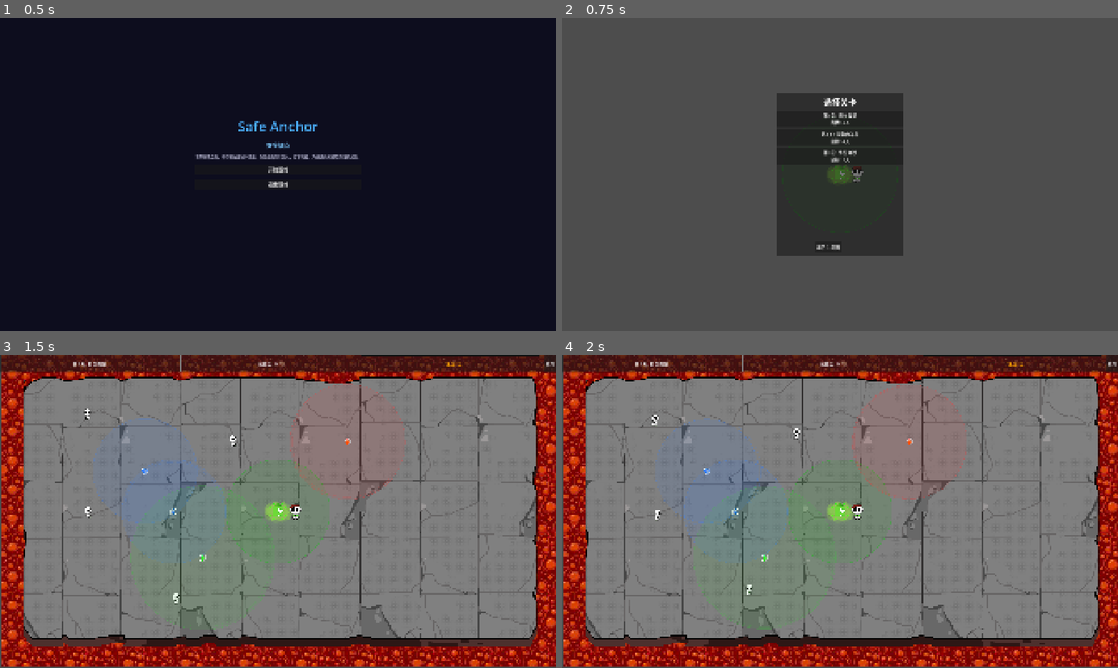
Above: before the commit, frames 1-4 (two rows, left to right).
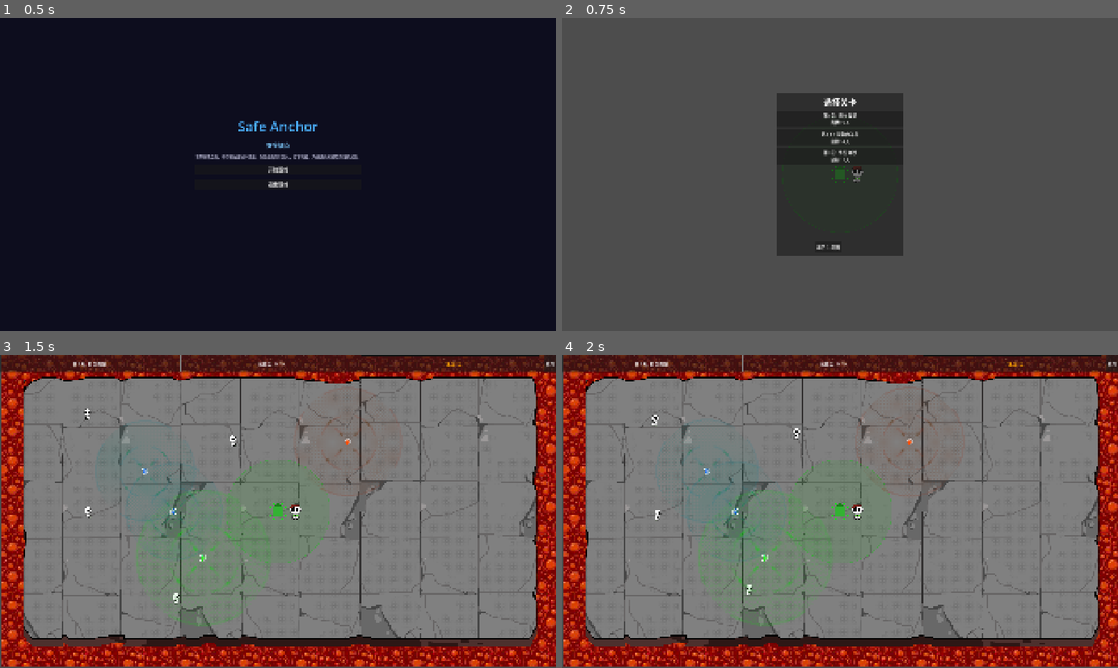
Above: after the commit, the same moments.

Repository: kunk70352-png/Safe-Anchor
Game: Godot game, scene res://src/main/main.tscn
Two runs of this game, one before a commit and one after it. Both use one fixed random seed, a clock stepped at 60 frames per second and the inputs below.
Inputs (mouse positions are in pixels of both pictures, inside the frame that each line leads up to):
- Up to frame 1 (0.5 s): no input
- Up to frame 2 (0.75 s): click "开始游戏" at 0.5 s
- Up to frame 3 (1.5 s): click (278, 455) at 1.25 s, where only the run before the commit has a clickable "第1关: 初次救援 目标: 3人"
- Up to frame 4 (2 s): no input

Frame 1 is identical in both runs. In frame 2, 0.1% of the frame differs, in the area x 47-53%, y 32-54%; in frame 3, 2.3%; in frame 4, 2.4%, in the area x 16-73%, y 2-88%.

Commit message:
锚点范围改用贴图显示，移除程序绘制 + 项目文档整理

Diff:
--- a/resources/levels/level_1.tres
+++ b/resources/levels/level_1.tres
@@ -5,7 +5,7 @@
 [resource]
 script = ExtResource("1_leveldata")
 level_name = "初次救援"
-target_rescued = 3
+target_rescued = 9
 wander_range = 100.0
 refugee_count = 6
 refugee_wander_speed = 50.0
--- a/resources/levels/maps/level_1_map.tscn
+++ b/resources/levels/maps/level_1_map.tscn
@@ -27,5 +27,14 @@
 [node name="StaticBody2D" type="StaticBody2D" parent="Node2D" unique_id=851786700]
 collision_layer = 16
 
-[node name="LavaZone" parent="." unique_id=1861782277 instance=ExtResource("3_21ren")]
-position = Vector2(107, 97)
+[node name="LavaZone" parent="." unique_id=161400160 instance=ExtResource("3_21ren")]
+position = Vector2(-11, 102)
+
+[node name="LavaZone" parent="LavaZone" unique_id=1672638936 instance=ExtResource("3_21ren")]
+position = Vector2(-5, 196)
+
+[node name="LavaZone" parent="LavaZone/LavaZone" unique_id=19941585 instance=ExtResource("3_21ren")]
+position = Vector2(5, 202)
+
+[node name="LavaZone" parent="LavaZone/LavaZone/LavaZone" unique_id=217089566 instance=ExtResource("3_21ren")]
+position = Vector2(0, 190)
--- a/src/anchor/anchor.gd
+++ b/src/anchor/anchor.gd
@@ -8,21 +8,27 @@
 @export var attraction_radius: float = 150.0:
 	set(v):
 		attraction_radius = v
-		queue_redraw()
+		_update_range_scale()
 ## 显示颜色
-@export var anchor_color: Color = Color(0.2, 0.5, 1.0, 1.0)
-## 每秒缩小像素（0=不缩小）
+@export var anchor_color: Color = Color(0.2, 0.5, 1.0, 1.0):
+	set(v):
+		anchor_color = v
+		if range_sprite:
+			range_sprite.modulate = Color(v.r, v.g, v.b, 1.0)
+## 每秒缩小像素，0=不缩小
 @export var shrink_speed: float = 0.0
 ## 缩小下限（不小于此值）
 @export var min_radius: float = 20.0
 ## 难民速度加成（正=加速，负=减速）
 @export var speed_modifier: float = 0.0
-## 驱赶模式（推走难民而非吸引）
+## 驱赶模式（推开难民而非吸引）
 @export var repel: bool = false
 
 var _pulse_time: float = 0.0
 var initial_radius: float = 0.0
 var _spawn_pos: Vector2
+
+@onready var range_sprite: Sprite2D = $"RangeSprite"
 
 
 func _ready() -> void:
@@ -30,6 +36,18 @@
 	initial_radius = attraction_radius
 	_spawn_pos = global_position
 	_pulse_time = randf() * TAU
+
+	# 调试：检查 RangeSprite 状态
+	if not range_sprite:
+		print_debug("[Anchor] RangeSprite 节点未找到！检查场景中是否有名为 RangeSprite 的子节点")
+	elif not range_sprite.texture:
+		print_debug("[Anchor] RangeSprite 纹理为空！检查 anchor.png 是否导入")
+	else:
+		print_debug("[Anchor] RangeSprite OK, tex=", range_sprite.texture.get_size(), " radius=", attraction_radius)
+
+	_update_range_scale()
+	if range_sprite:
+		range_sprite.modulate = Color(anchor_color.r, anchor_color.g, anchor_color.b, 1.0)
 	if has_node("DangerDetector"):
 		$DangerDetector.area_entered.connect(_on_danger_entered)
 
@@ -43,7 +61,11 @@
 	_pulse_time += delta
 	if shrink_speed > 0 and attraction_radius > min_radius:
 		attraction_radius = maxf(attraction_radius - shrink_speed * delta, min_radius)
-	queue_redraw()
+	# 呼吸脉冲 + 缩放更新
+	if range_sprite:
+		var base_scale := _get_range_scale()
+		var pulse := 1.0 + sin(_pulse_time * 3.0) * 0.03
+		range_sprite.scale = Vector2.ONE * base_scale * pulse
 
 
 func pick_up() -> void:
@@ -51,16 +73,16 @@
 	queue_free()
 
 
-func _draw() -> void:
-	var c := anchor_color
-	draw_circle(Vector2.ZERO, attraction_radius, Color(c.r, c.g, c.b, 0.10))
-	draw_arc(Vector2.ZERO, attraction_radius, 0, TAU, 64, Color(c.r, c.g, c.b, 0.25), 1.5)
+# ---- 范围显示 ----
 
-	var pulse := 1.0 + sin(_pulse_time * 3.0) * 0.05
-	var glow_r := attraction_radius * pulse
-	draw_arc(Vector2.ZERO, glow_r, _pulse_time * 2.0, _pulse_time * 2.0 + PI, 32, Color(c.r, c.g, c.b, 0.15), 2.0)
+func _get_range_scale() -> float:
+	if not range_sprite or not range_sprite.texture:
+		return 1.0
+	var tex_size := range_sprite.texture.get_size().x  # 128
+	return (attraction_radius * 2.0) / tex_size
 
-	var cross_size := 10.0
-	draw_line(Vector2(-cross_size, 0), Vector2(cross_size, 0), c, 3.0)
-	draw_line(Vector2(0, -cross_size), Vector2(0, cross_size), c, 3.0)
-	draw_circle(Vector2.ZERO, 4.0, Color.WHITE)
+
+func _update_range_scale() -> void:
+	if range_sprite:
+		var s := _get_range_scale()
+		range_sprite.scale = Vector2(s, s)
--- a/src/anchor/anchor.tscn
+++ b/src/anchor/anchor.tscn
@@ -12,6 +12,10 @@
 [node name="Anchor" type="Node2D" unique_id=92345738 groups=["attraction_sources"]]
 script = ExtResource("1_script")
 
+[node name="RangeSprite" type="Sprite2D" parent="."]
+texture = ExtResource("2_dnpk4")
+modulate = Color(1, 1, 1, 1.0)
+
 [node name="Sprite2D" type="Sprite2D" parent="." unique_id=1440852553]
 position = Vector2(1.0000038, 3.8146973e-06)
 scale = Vector2(0.4921875, 0.4921875)
--- a/src/anchor/anchor_type1.tscn
+++ b/src/anchor/anchor_type1.tscn
@@ -2,6 +2,7 @@
 
 [ext_resource type="Script" uid="uid://bncb6svstlsvf" path="res://src/anchor/anchor.gd" id="1_script"]
 [ext_resource type="Texture2D" uid="uid://dyoxlcofc28bl" path="res://assets/sprites/anchor_blue.png" id="2_opvvo"]
+[ext_resource type="Texture2D" uid="uid://c0wcfm2kbaah" path="res://assets/sprites/anchor.png" id="3_range_tex"]
 
 [sub_resource type="AtlasTexture" id="AtlasTexture_cyqww"]
 atlas = ExtResource("2_opvvo")
@@ -9,8 +10,12 @@
 [node name="Type1Anchor" type="Node2D" unique_id=93648116 groups=["attraction_sources"]]
 script = ExtResource("1_script")
 attraction_radius = 180.0
-shrink_speed = 2.0
+shrink_speed = 0.0
 min_radius = 30.0
+
+[node name="RangeSprite" type="Sprite2D" parent="."]
+texture = ExtResource("3_range_tex")
+modulate = Color(1, 1, 1, 1.0)
 
 [node name="Sprite2D" type="Sprite2D" parent="." unique_id=1616396272]
 texture = SubResource("AtlasTexture_cyqww")
--- a/src/anchor/anchor_type2.tscn
+++ b/src/anchor/anchor_type2.tscn
@@ -2,6 +2,7 @@
 
 [ext_resource type="Script" uid="uid://bncb6svstlsvf" path="res://src/anchor/anchor.gd" id="1_script"]
 [ext_resource type="Texture2D" uid="uid://cl5k4onvu75mv" path="res://assets/sprites/anchor_green.png" id="2_5jlfe"]
+[ext_resource type="Texture2D" uid="uid://c0wcfm2kbaah" path="res://assets/sprites/anchor.png" id="3_range_tex"]
 
 [sub_resource type="AtlasTexture" id="AtlasTexture_cyqww"]
 atlas = ExtResource("2_5jlfe")
@@ -13,5 +14,9 @@
 shrink_speed = 6.0
 min_radius = 30.0
 
+[node name="RangeSprite" type="Sprite2D" parent="."]
+texture = ExtResource("3_range_tex")
+modulate = Color(1, 1, 1, 1.0)
+
 [node name="Sprite2D" type="Sprite2D" parent="." unique_id=1338869613]
 texture = SubResource("AtlasTexture_cyqww")
--- a/src/anchor/anchor_type3.tscn
+++ b/src/anchor/anchor_type3.tscn
@@ -2,6 +2,7 @@
 
 [ext_resource type="Script" uid="uid://bncb6svstlsvf" path="res://src/anchor/anchor.gd" id="1_script"]
 [ext_resource type="Texture2D" uid="uid://bys3bheksgf6f" path="res://assets/sprites/anchor_red.png" id="2_6blr0"]
+[ext_resource type="Texture2D" uid="uid://c0wcfm2kbaah" path="res://assets/sprites/anchor.png" id="3_range_tex"]
 
 [sub_resource type="AtlasTexture" id="AtlasTexture_cyqww"]
 atlas = ExtResource("2_6blr0")
@@ -10,9 +11,13 @@
 script = ExtResource("1_script")
 attraction_radius = 200.0
 anchor_color = Color(1, 0.2, 0.2, 1)
-shrink_speed = 3.0
+shrink_speed = 0.0
 speed_modifier = -60.0
 repel = true
 
+[node name="RangeSprite" type="Sprite2D" parent="."]
+texture = ExtResource("3_range_tex")
+modulate = Color(1, 1, 1, 1.0)
+
 [node name="Sprite2D" type="Sprite2D" parent="." unique_id=1951896048]
 texture = SubResource("AtlasTexture_cyqww")
--- a/src/safe_house/safe_house.tscn
+++ b/src/safe_house/safe_house.tscn
@@ -1,10 +1,7 @@
 [gd_scene format=3 uid="uid://csh1"]
 
 [ext_resource type="Script" uid="uid://cuk637syyuwa8" path="res://src/safe_house/safe_house.gd" id="1_script"]
-[ext_resource type="Texture2D" uid="uid://dpqcc64m280rp" path="res://assets/sprites/safe_2.png" id="2_amkok"]
-
-[sub_resource type="AtlasTexture" id="AtlasTexture_cyqww"]
-atlas = ExtResource("2_amkok")
+[ext_resource type="Texture2D" uid="uid://bvdk4ldsq4dwa" path="res://assets/sprites/safe_3.png" id="2_amkok"]
 
 [sub_resource type="CircleShape2D" id="CircleShape2D_rescue"]
 radius = 30.0
@@ -15,7 +12,7 @@
 [node name="Sprite2D" type="Sprite2D" parent="." unique_id=1456938847]
 position = Vector2(1.1920929e-07, 0)
 scale = Vector2(0.18194446, 0.16874999)
-texture = SubResource("AtlasTexture_cyqww")
+texture = ExtResource("2_amkok")
 
 [node name="RescueArea" type="Area2D" parent="." unique_id=1946746722]
 collision_layer = 4
Not shown, added: AGENTS.md
Not shown, added: Safe_Anchor_交接手册.md
